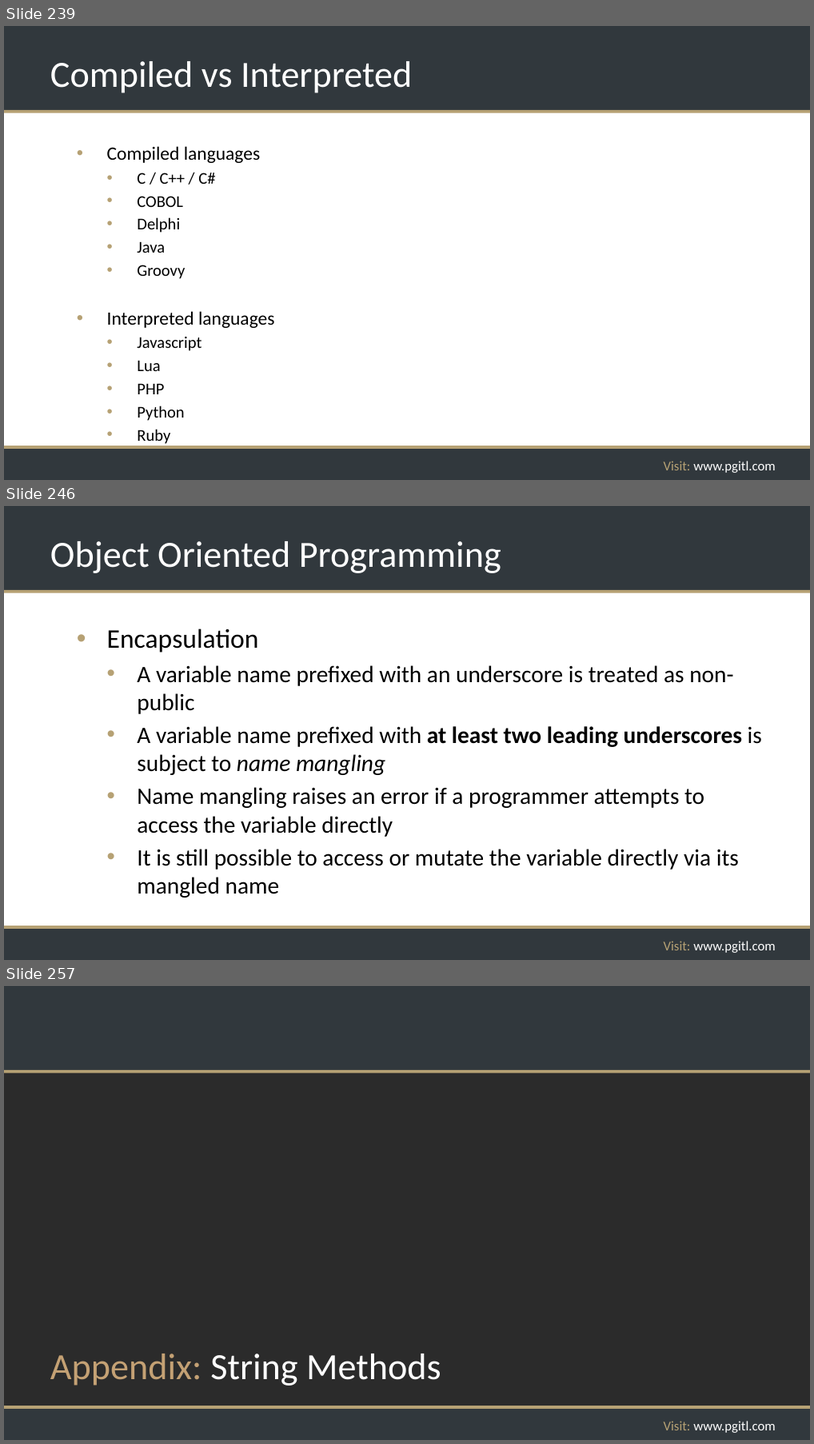
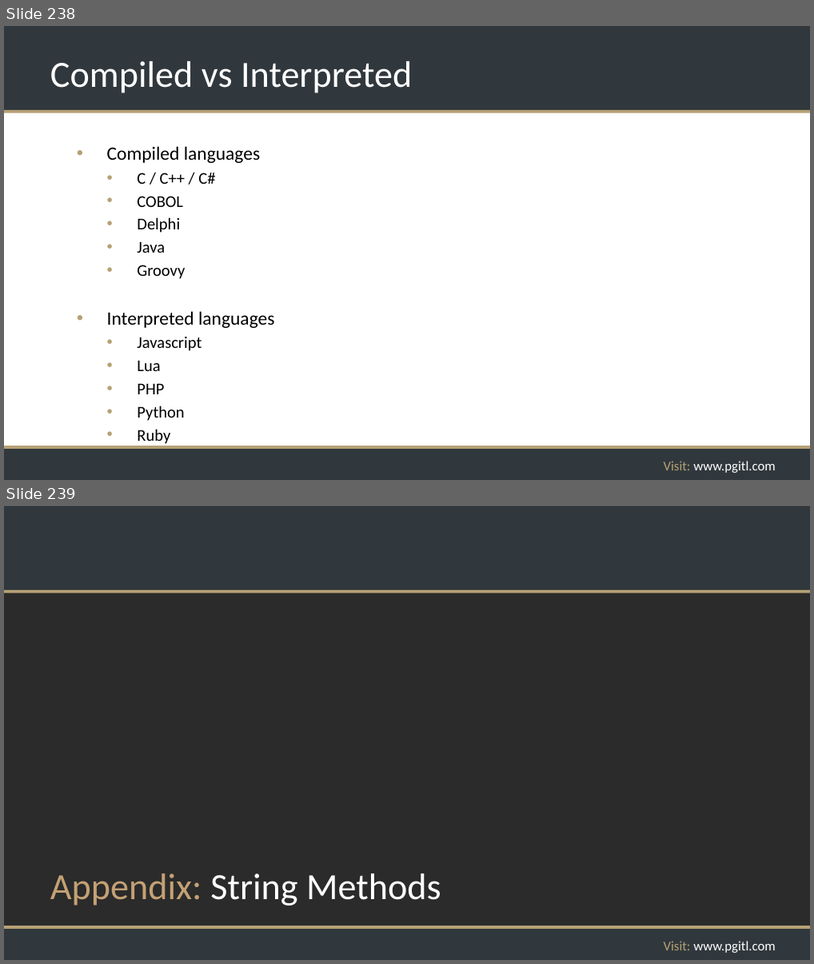
Before and after one commit to rikkouri/project-a, a slide deck: Programming Foundations.pptx. Shown one above the other, each under a label of ours: slides 239, 246 and 257 before the commit, slides 238 and 239 after it; the slides between them are not shown. The pictures are 814x1444 and 814x964 pixels, drawn with LibreOffice and Linux fonts; fonts in the diff are those of the drawing; background and template pictures are left out; a plain dark background stands for a picture behind light text. Boxes give left, top, right and bottom in pixels: in the first picture for what was removed or moved away, otherwise in the second. Text is boxed around its words. In the diff, an @@ line names an element or a change of style, - is before the commit and + after.

```diff
--- a/Programming Foundations.pptx
+++ b/Programming Foundations.pptx
@@ slide 246 removed at (x1=4, y1=506, x2=810, y2=960), background #FFFFFF; not listed: 5 template elements that a slide beside it also shows @@
@@ title removed at (x1=50, y1=541, x2=502, y2=573) @@
-Object Oriented Programming
@@ text removed at (x1=107, y1=628, x2=762, y2=897) @@
-• Encapsulation
-  • A variable name prefixed with an underscore is treated as non-public
-  • A variable name prefixed with at least two leading underscores is subject to name mangling
-  • Name mangling raises an error if a programmer attempts to access the variable directly
-  • It is still possible to access or mutate the variable directly via its mangled name
@@ what was slide 239 is now slide 238 @@
@@ what was slide 257 is now slide 239 @@
```
Also in this commit, not shown: 7 slides changed, 17 other slides removed.
